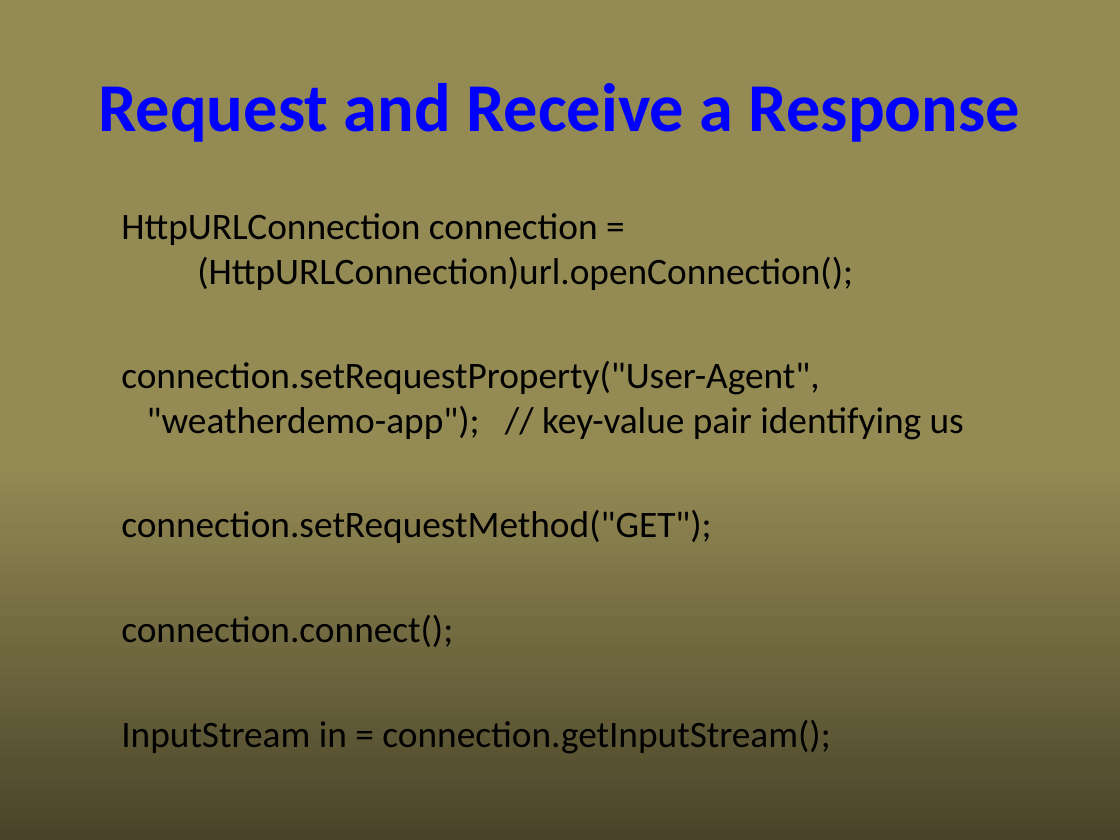
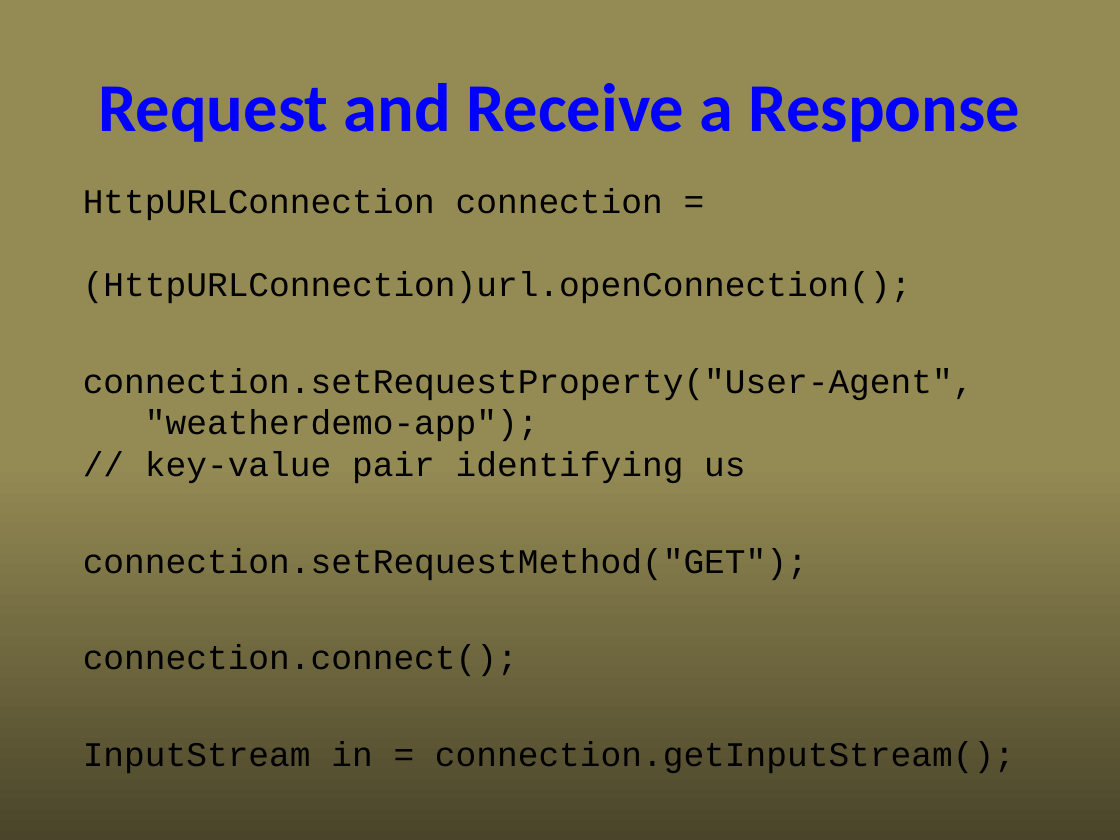
Before and after one commit to UO-CIS/CIS399Android-CourseMaterials, a slide deck: slide 16 of NotesAndSlides/CIS399Wk4Day1-WebServices+REST.pptx. Drawn at 1120x840 pixels with LibreOffice and Linux fonts; fonts in the diff are those of the drawing. Boxes give left, top, right and bottom in pixels: in the first picture for what was removed or moved away, otherwise in the second. Text is boxed around its words. In the diff, an @@ line names an element or a change of style, - is before the commit and + after.

Commit message:
Changed font for code example

```diff
--- a/NotesAndSlides/CIS399Wk4Day1-WebServices+REST.pptx
+++ b/NotesAndSlides/CIS399Wk4Day1-WebServices+REST.pptx
@@ text "HttpURLConnection connection = (HttpURLConnection)url.openCo ...": place and size @@
-text "HttpURLConnection connection = (HttpURLConnection)url.openCo ..." at (121, 213, 964, 753)
+text "HttpURLConnection connection = (HttpURLConnection)url.openCo ..." at (83, 188, 1015, 773)
@@ text "HttpURLConnection connection = (HttpURLConnection)url.openCo ..." at (83, 188, 1015, 773): size 24 to 22.2 pt, font Calibri to Courier New @@
```
Also in this commit, not shown: 2 other slides changed.
